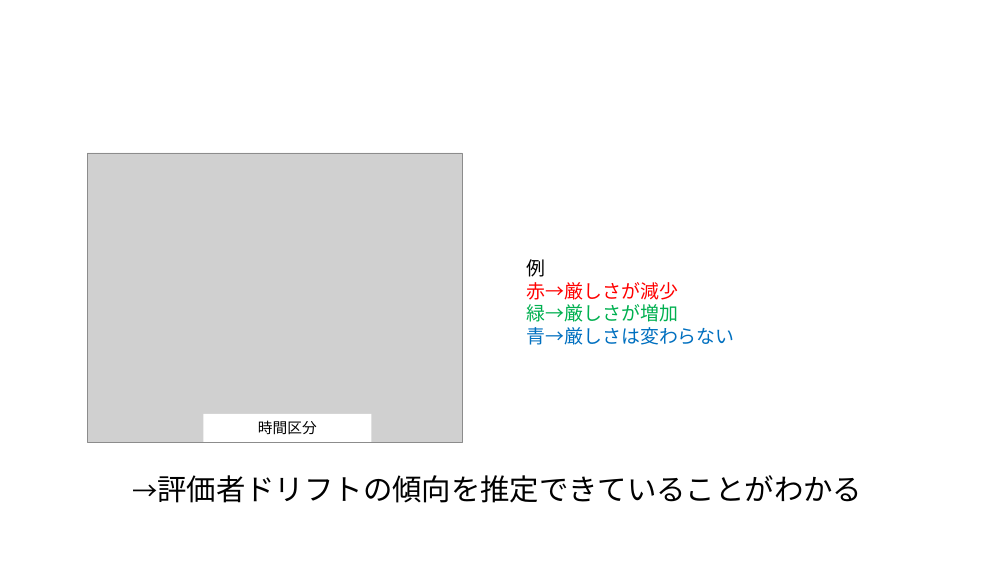
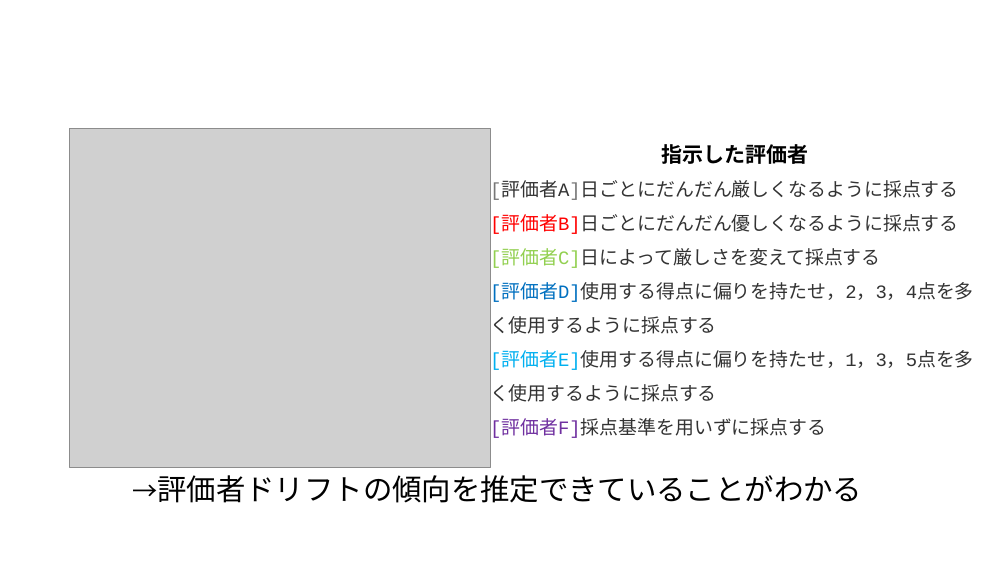
Before and after one commit to Mayu925/lab, a slide deck: slide 13 of sotsuron/発表スライド.pptx. Drawn at 1008x567 pixels with LibreOffice and Linux fonts; fonts in the diff are those of the drawing; grey boxes stand for pictures. Boxes give left, top, right and bottom in pixels: in the first picture for what was removed or moved away, otherwise in the second. Text is boxed around its words. In the diff, an @@ line names an element or a change of style, - is before the commit and + after.

```diff
--- a/sotsuron/発表スライド.pptx
+++ b/sotsuron/発表スライド.pptx
@@ picture: place and size @@
-picture at box(87, 153, 462, 442)
+picture at box(70, 129, 492, 467)
@@ text added at box(490, 144, 974, 440), 18 pt, text #333333 @@
+指示した評価者
+[評価者A]日ごとにだんだん厳しくなるように採点する
+[評価者B]日ごとにだんだん優しくなるように採点する
+[評価者C]日によって厳しさを変えて採点する
+[評価者D]使用する得点に偏りを持たせ，2，3，4点を多く使用するように採点する
+[評価者E]使用する得点に偏りを持たせ，1，3，5点を多く使用するように採点する
+[評価者F]採点基準を用いずに採点する
@@ text removed at box(527, 259, 735, 345) @@
-例
-赤→厳しさが減少
-緑→厳しさが増加
-青→厳しさは変わらない
@@ rectangle removed at box(203, 414, 371, 442) @@
-時間区分
```
Also in this commit, not shown: 5 other slides changed, 1 slide added, 1 slide removed, 23 other files.
